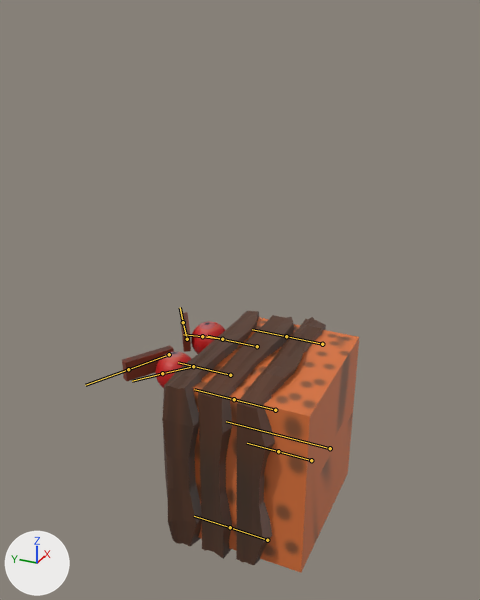
The FBX model Gam Jam 108 - Where's the cake/Assets/Prefabs/Enemies/Brownie.fbx as it was, and as the next commit left it.
Before and after are seen from a camera (50 mm lens) standing at (-4.83, -1.26, 1.22) and looking at (-0.05, 0.89, -1.17). The axes (+X, +Y, +Z) are drawn at lower left. The lights are the same throughout. Both versions are drawn at frame 1 of the action 'BrownieRig|Attack'; the numbers are the values there. The bones that bend it are drawn over the model as lines.

In view in the first picture: 'Brownie', 'Eyebrow', 'Eyes', 'Fudge'.
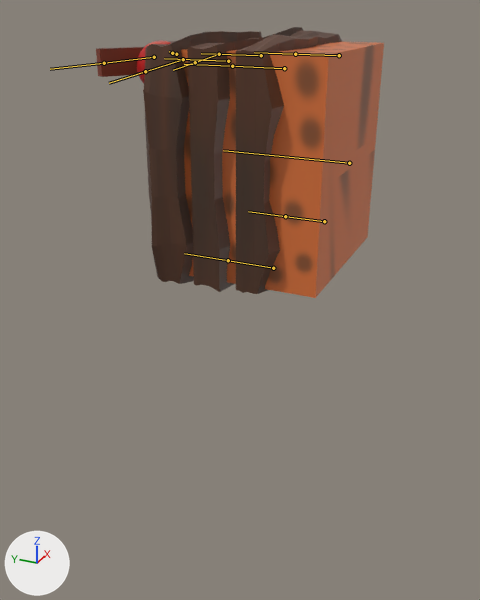
The change in detail:
Object 'BrownieRig' (bone_rig_object) moves from (0.0, 0.0, 0.0) to (0.0, 0.0, 2.575).

Boxes [x1, y1, x2, y2] around the edits, measured in the pictures (480 x 600 px):
'Fudge', posed (22% wider)
    before: [162, 311, 326, 565]
    after: [143, 27, 343, 294]
'Brownie', posed (22% wider)
    before: [193, 317, 359, 572]
    after: [181, 42, 384, 298]
'Eyebrow', posed
    before: [122, 312, 191, 381]
    after: [96, 41, 175, 77]
'Eyes', posed
    before: [155, 321, 225, 388]
    after: [137, 40, 171, 83]
